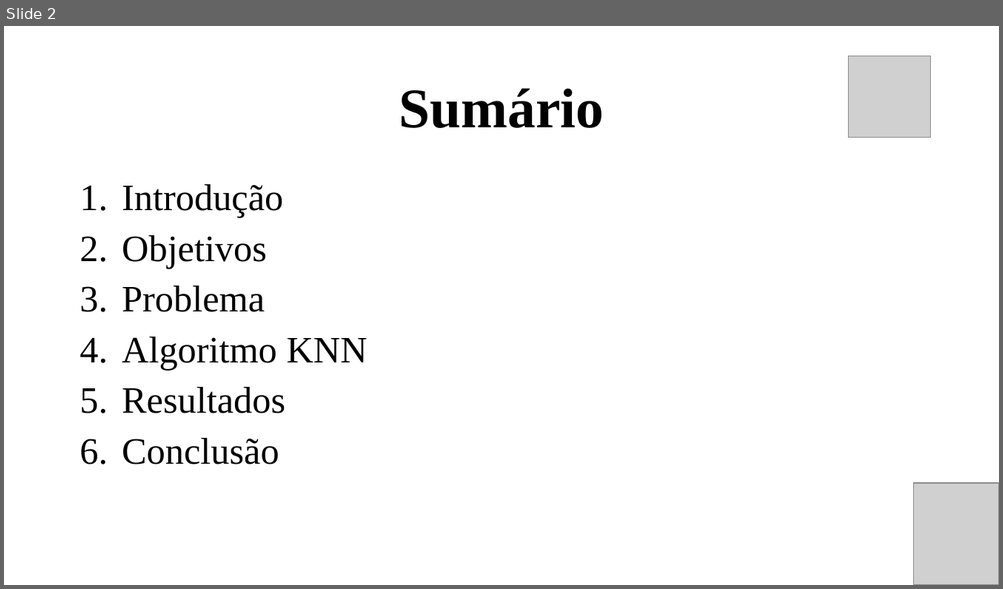
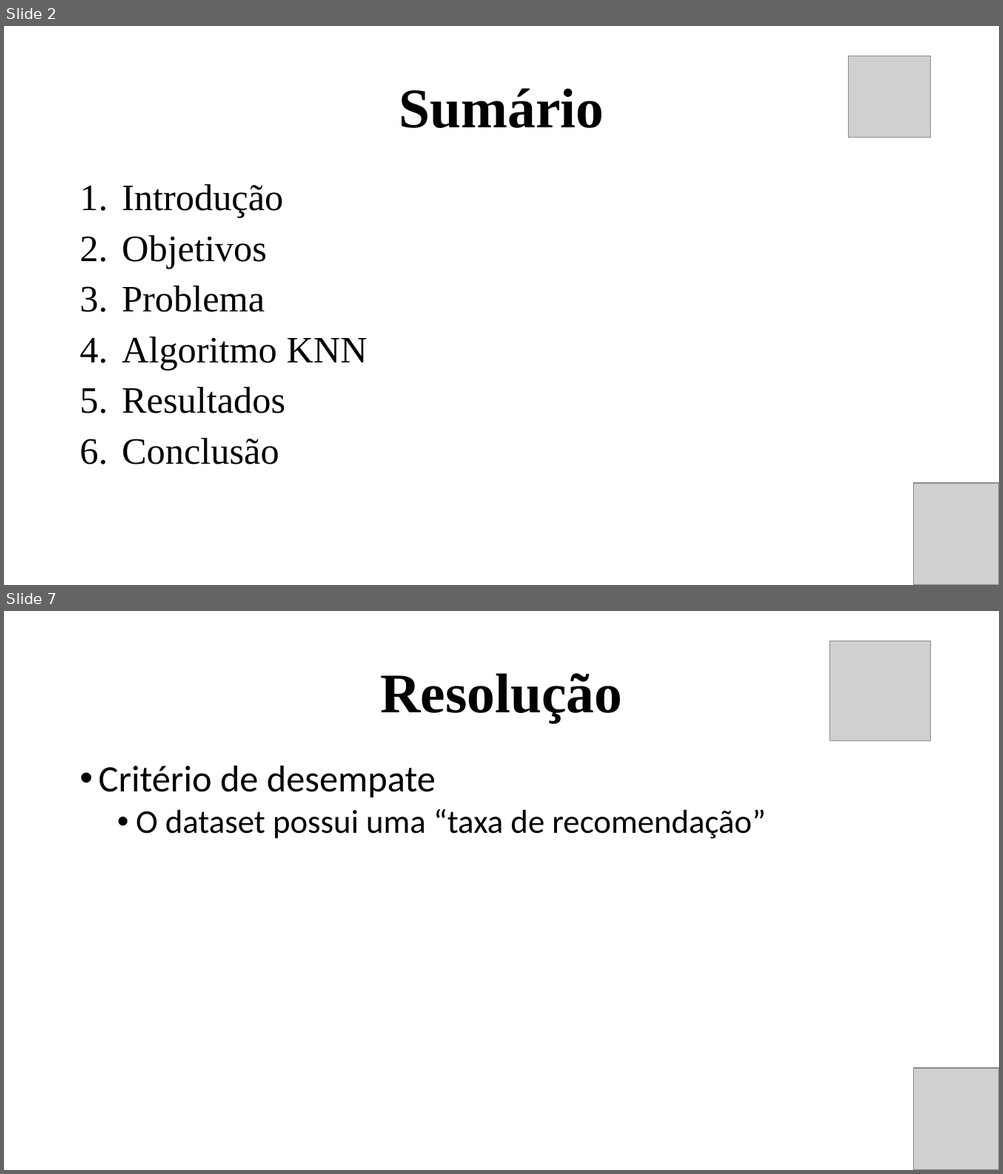
Before and after one commit to RannieryDias/IA_PROJETO, a slide deck: IA_PROJETO/artefatos/Projeto Apresentação.pptx. Shown one above the other, each under a label of ours: slide 2 before the commit, slides 2 and 7 after it; the slides between them are not shown. The pictures are 1003x589 and 1003x1174 pixels, drawn with LibreOffice and Linux fonts; fonts in the diff are those of the drawing; grey boxes stand for pictures. Boxes give left, top, right and bottom in pixels: in the first picture for what was removed or moved away, otherwise in the second. Text is boxed around its words. In the diff, an @@ line names an element or a change of style, - is before the commit and + after.

```diff
--- a/IA_PROJETO/artefatos/Projeto Apresentação.pptx
+++ b/IA_PROJETO/artefatos/Projeto Apresentação.pptx
@@ slide 7 added at [4, 611, 999, 1170], background #FFFFFF @@
@@ picture added at [830, 641, 930, 741] @@
@@ title added at [380, 673, 622, 723], 54 pt, text #000000, bold @@
+Resolução
@@ text added at [99, 766, 765, 839], 32 pt, text #000000 @@
+• Critério de desempate
+  • O dataset possui uma “taxa de recomendação”
@@ picture added at [913, 1068, 999, 1170] @@
```
Also in this commit, not shown: 6 slides changed, 6 other slides added, 4 slides removed.
